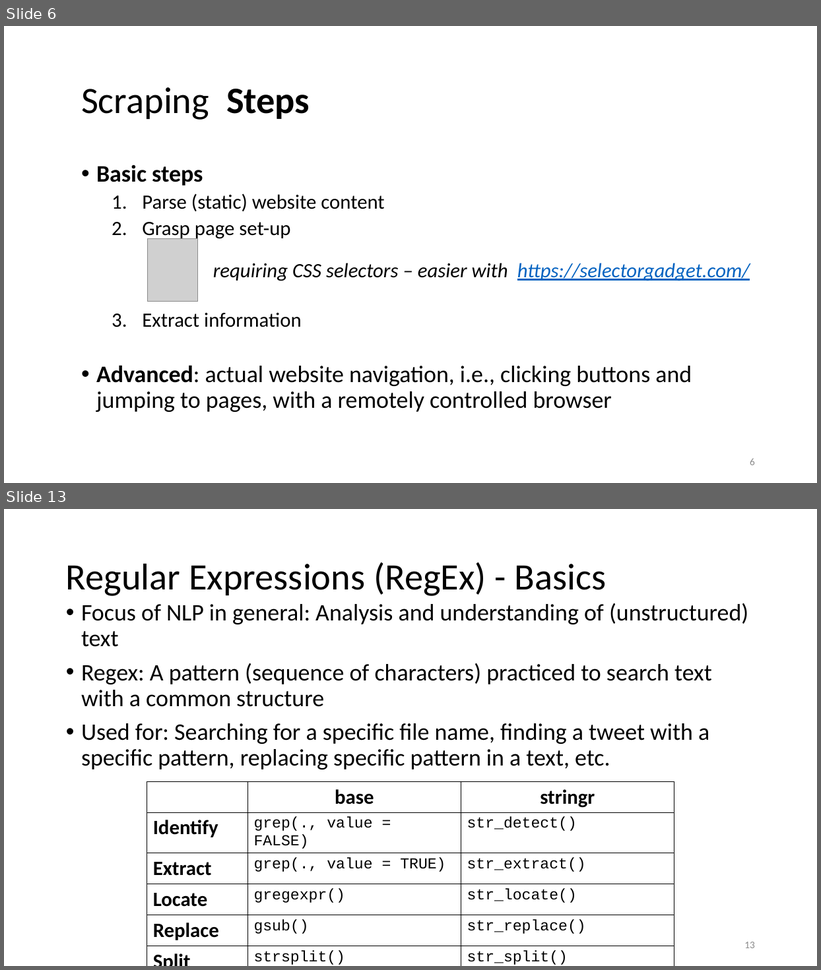
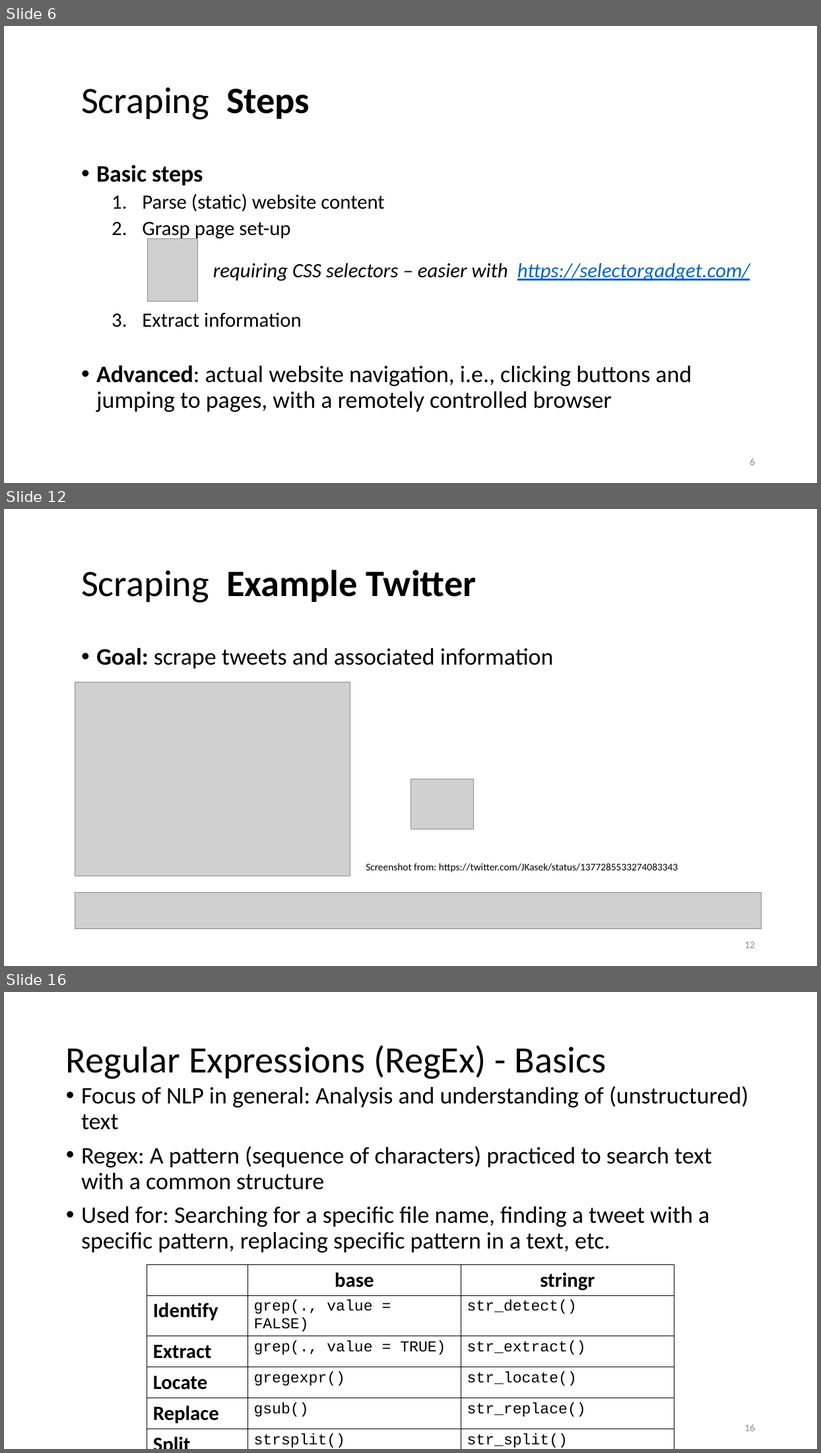
Before and after one commit to lisa-wm/consulting, a slide deck: 5_seminar/Contents_Part_02/Präsentation_Teil2_Lisa.pptx. Shown one above the other, each under a label of ours: slides 6 and 13 before the commit, slides 6, 12 and 16 after it; the slides between them are not shown. The pictures are 821x970 and 821x1453 pixels, drawn with LibreOffice and Linux fonts; fonts in the diff are those of the drawing; grey boxes stand for pictures. Boxes give left, top, right and bottom in pixels: in the first picture for what was removed or moved away, otherwise in the second. Text is boxed around its words. In the diff, an @@ line names an element or a change of style, - is before the commit and + after.

Commit message:
revised twitter demo and part of ppt two

```diff
--- a/5_seminar/Contents_Part_02/Präsentation_Teil2_Lisa.pptx
+++ b/5_seminar/Contents_Part_02/Präsentation_Teil2_Lisa.pptx
@@ slide 12 added at <box>4,509,817,966</box>, background #FFFFFF @@
@@ title added at <box>81,570,477,603</box>, 44 pt, text #000000, bold @@
+Scraping Example Twitter
@@ text added at <box>96,648,554,669</box>, 28 pt, text #000000 @@
+• Goal: scrape tweets and associated information
@@ picture added at <box>75,682,350,876</box> @@
@@ picture added at <box>411,779,474,829</box> @@
@@ text added at <box>366,863,678,873</box>, 12 pt, text #000000 @@
+Screenshot from: https://twitter.com/JKasek/status/1377285533274083343
@@ picture added at <box>75,892,762,929</box> @@
@@ page number added at <box>745,942,755,949</box>, 12 pt, text #8C8C8C @@
+12
@@ what was slide 13 is now slide 16 @@
@@ page number at <box>745,1424,755,1432</box>: text changed @@
-13
+16
```
Also in this commit, not shown: 6 slides changed, 3 other slides added, 1 slide removed, 5 other files.
